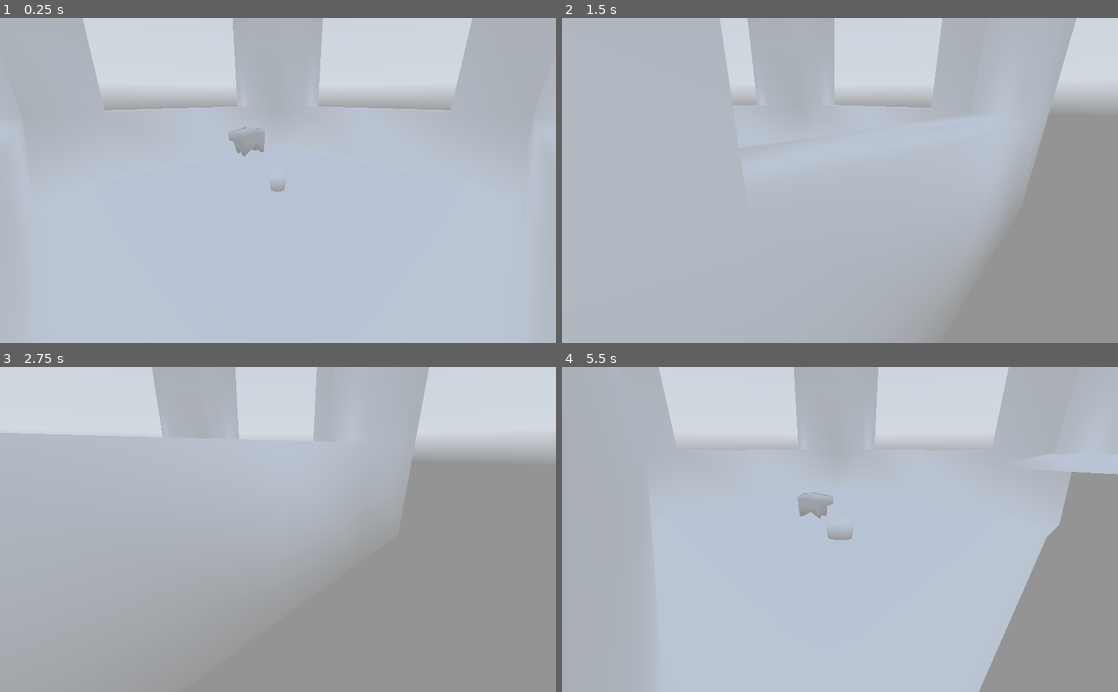
Above: before the commit, frames 1-4 (two rows, left to right).
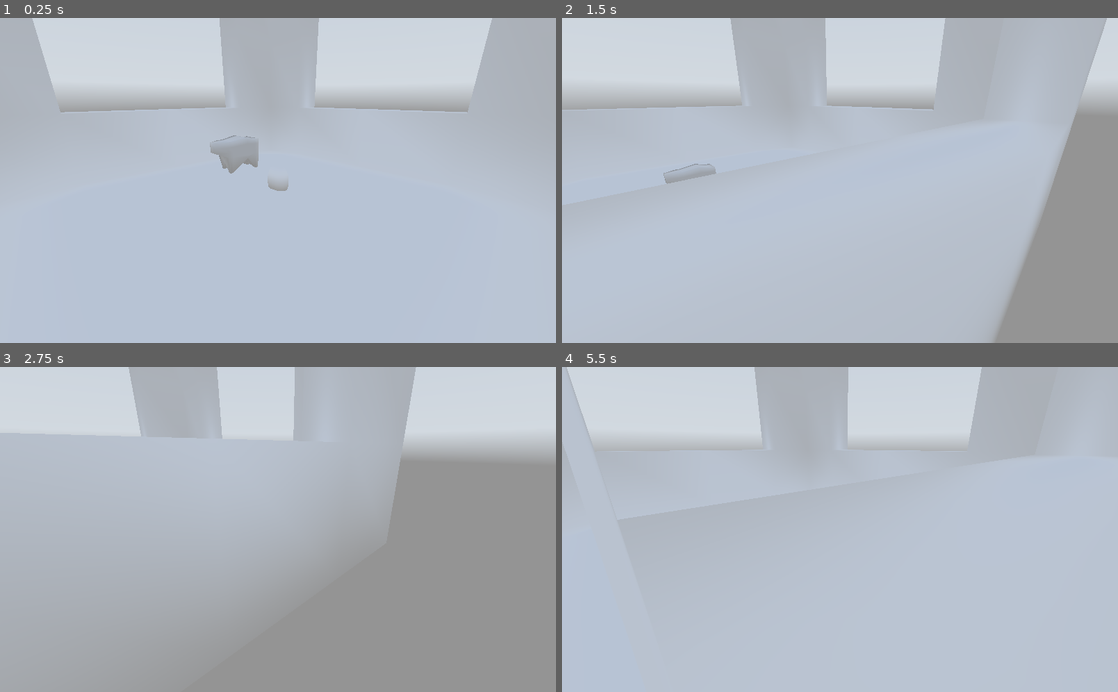
Above: after the commit, the same moments.

Repository: TheHyperMagi/Shepherd
Game: Godot game, scene res://Scenes/Field.tscn
Same seed, same stepped clock (60 frames per second), same inputs: the game is played once before the commit and once after it. A sky picture missing from this copy of the repository is replaced by a grey-blue gradient.
Inputs (mouse positions are in pixels of both pictures, inside the frame that each line leads up to):
- Up to frame 1 (0.25 s): no input
- Up to frame 2 (1.5 s): move the mouse to (962, 164) at 0.52 s; hold D (move_right) 0.53-1.28 s; tap Mouse wheel up (zoom_in) at 0.6 s; move the mouse to (728, 196) at 1.27 s; hold S (move_backwards) from 1.28 s (still down); tap Mouse wheel down (zoom_out) at 1.35 s
- Up to frame 3 (2.75 s): move the mouse to (333, 458) at 2.02 s; release S (move_backwards) at 2.03 s; hold D (move_right) from 2.03 s (still down); tap Mouse wheel up (zoom_in) at 2.1 s
- Up to frame 4 (5.5 s): move the mouse to (812, 594) at 2.77 s; release D (move_right) at 2.78 s; hold W (move_forwards) 2.78-3.53 s; tap Mouse wheel down (zoom_out) at 2.85, 4.35 s; move the mouse to (1006, 578) at 3.52 s; hold A (move_left) 3.53-5.03 s; tap Mouse wheel up (zoom_in) at 3.6, 5.1 s; move the mouse to (673, 480) at 4.27 s; move the mouse to (867, 529) at 5.02 s; hold S (move_backwards) from 5.03 s (still down)

The runs differ from the first frame. In frame 1, 4.2% of the frame differs, in the area x 5-89%, y 0-54%; in frame 2, 16%; in frame 3, 3.1%; in frame 4, 24%, in the area x 0-100%, y 0-100%.

Commit message:
re-added rotation not returning to origin

Diff:
--- a/Shepherd/Scripts/Shepherd.gd
+++ b/Shepherd/Scripts/Shepherd.gd
@@ -22,8 +22,7 @@
 	if direction.x != 0 && direction.z != 0:
 		velocity.x = direction.x * ACCELERATION * delta * TARGET_FPS
 		velocity.z = direction.z * ACCELERATION * delta * TARGET_FPS
-
-	var angle = stepify(atan2(-direction.x, -direction.z), deg2rad(45))
-	rotation.y = lerp_angle(rotation.y, angle, delta * 5.0)
+		var angle = stepify(atan2(-direction.x, -direction.z), deg2rad(45))
+		rotation.y = lerp_angle(rotation.y, angle, delta * 5.0)
 
 	velocity = move_and_slide(velocity)
